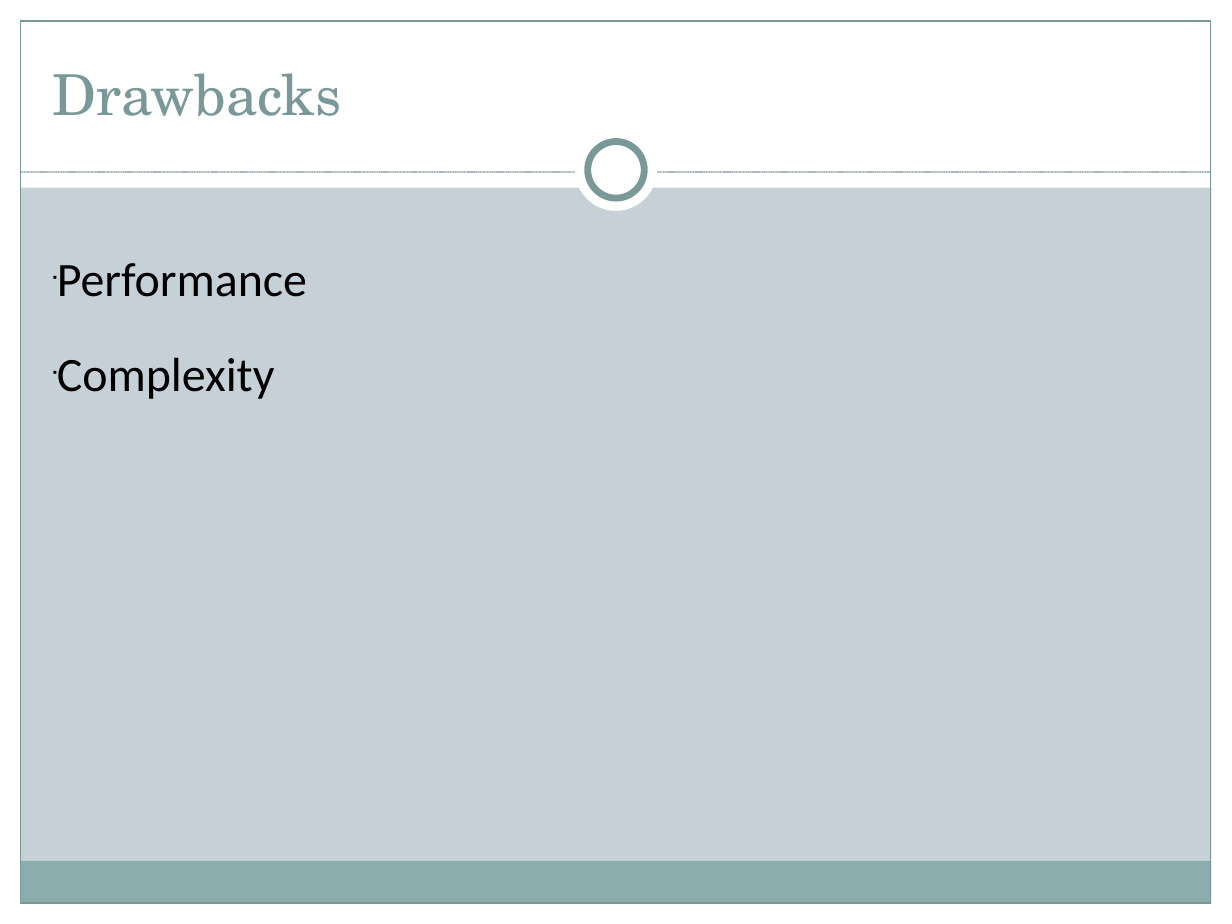
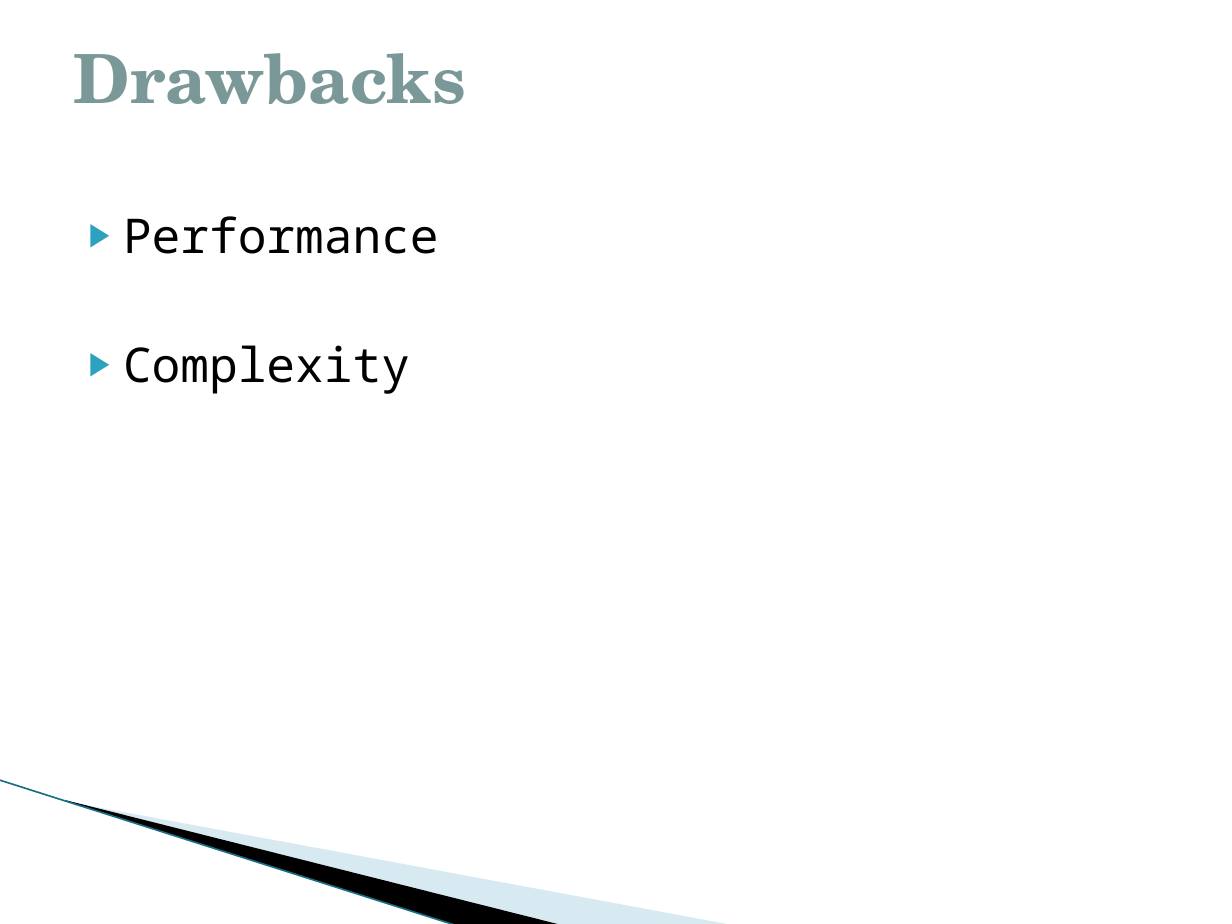
Before and after one commit to nidhi1994/OSlab15, a slide deck: slide 6 of seminar/ZenossCore.pptx. Drawn at 1232x924 pixels with LibreOffice and Linux fonts; fonts in the diff are those of the drawing; background and template pictures are left out. Boxes give left, top, right and bottom in pixels: in the first picture for what was removed or moved away, otherwise in the second. Text is boxed around its words. In the diff, an @@ line names an element or a change of style, - is before the commit and + after.

```diff
--- a/seminar/ZenossCore.pptx
+++ b/seminar/ZenossCore.pptx
@@ background #C5D1D7 to #FFFFFF @@
@@ rectangle removed at [0, 0, 1232, 187] @@
@@ rectangle removed at [0, 0, 21, 924] @@
@@ rectangle removed at [21, 21, 1211, 903] @@
@@ rectangle removed at [1211, 0, 1232, 924] @@
@@ title "Drawbacks": place and size @@
-title "Drawbacks" at [53, 73, 342, 116]
+title "Drawbacks" at [74, 53, 466, 104]
@@ title "Drawbacks" at [74, 53, 466, 104]: size 33 to 39.6 pt, bold on; vertical alignment bottom to middle @@
@@ ellipse removed at [575, 129, 658, 212] @@
@@ ellipse removed at [588, 142, 644, 198] @@
@@ line removed from (21, 172) to (1211, 172) @@
@@ text "Performance": place and size @@
-text "Performance" at [57, 263, 307, 399]
+text "Performance" at [123, 216, 439, 394]
@@ text "Performance" at [123, 216, 439, 394]: font Calibri to Noto Sans Mono; bullet ▪ to ▶; more space between paragraphs @@
@@ freeform shape added at [96, 674, 609, 869], fill #A0CBDC at 40% opacity @@
@@ freeform shape added at [0, 780, 505, 893], fill #000000 @@
@@ line added from (0, 780) to (457, 924), #97C5D8 0.95 pt @@
@@ rectangle removed at [20, 861, 1210, 903] @@
@@ rectangle removed at [0, 903, 1232, 924] @@
```
Also in this commit, not shown: 6 other slides changed.
